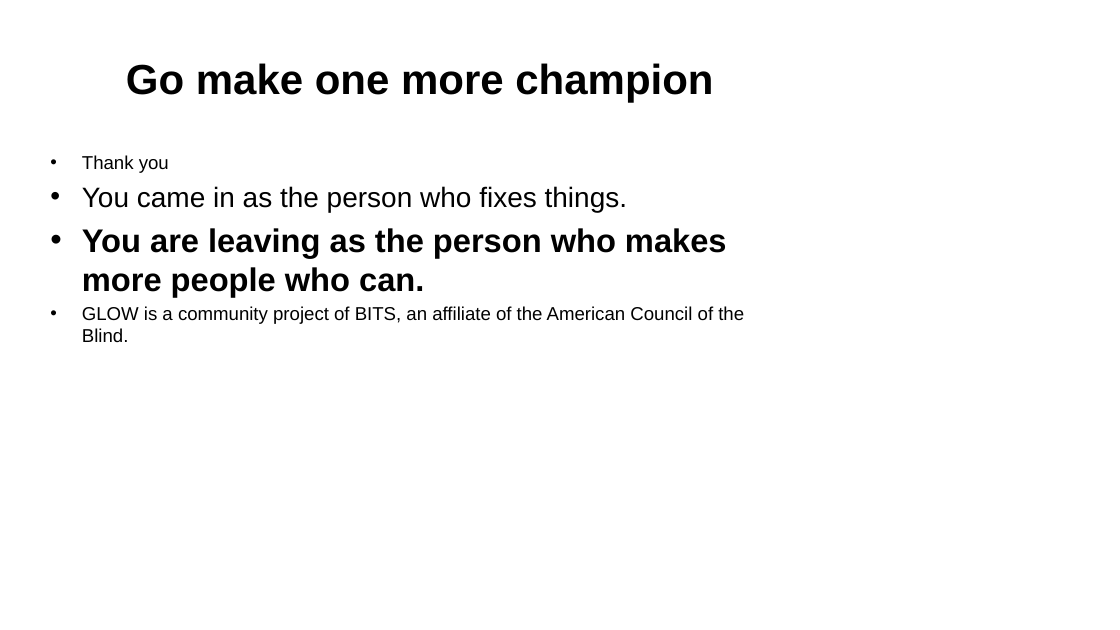
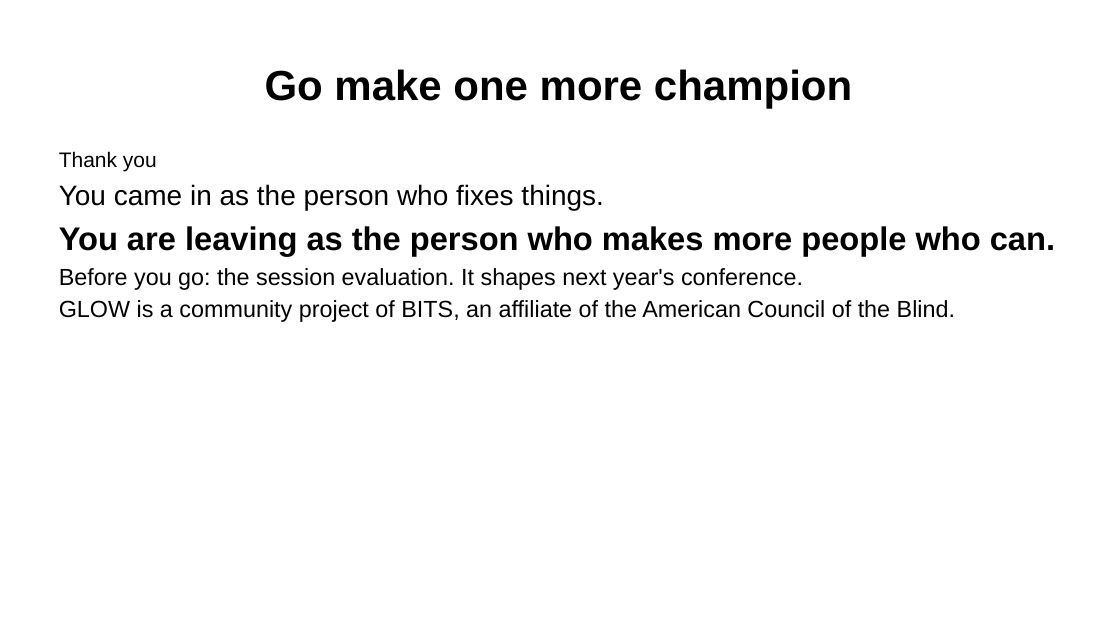
Before and after one commit to Community-Access/glow, a slide deck: slide 30 of docs/ahg-2026/slides.pptx. Drawn at 1120x630 pixels with LibreOffice and Linux fonts; fonts in the diff are those of the drawing. Boxes give left, top, right and bottom in pixels: in the first picture for what was removed or moved away, otherwise in the second. Text is boxed around its words. In the diff, an @@ line names an element or a change of style, - is before the commit and + after.

```diff
--- a/docs/ahg-2026/slides.pptx
+++ b/docs/ahg-2026/slides.pptx
@@ title "Go make one more champion": place and size @@
-title "Go make one more champion" at box(126, 63, 713, 103)
+title "Go make one more champion" at box(265, 69, 852, 109)
@@ text "Thank you": place and size @@
-text "Thank you" at box(82, 155, 744, 342)
+text "Thank you" at box(59, 151, 1055, 322)
@@ text at box(59, 151, 1055, 322): size 16 to 18 pt in "Thank you"; size 16 to 20 pt in "GLOW is a community project of BITS, ..."; bullet • to none @@
@@ text at box(59, 268, 803, 290): paragraph added @@
+Before you go: the session evaluation. It shapes next year's conference.
```
Also in this commit, not shown: 28 other slides changed, 1 slide added, 1 slide removed, 20 other files.
